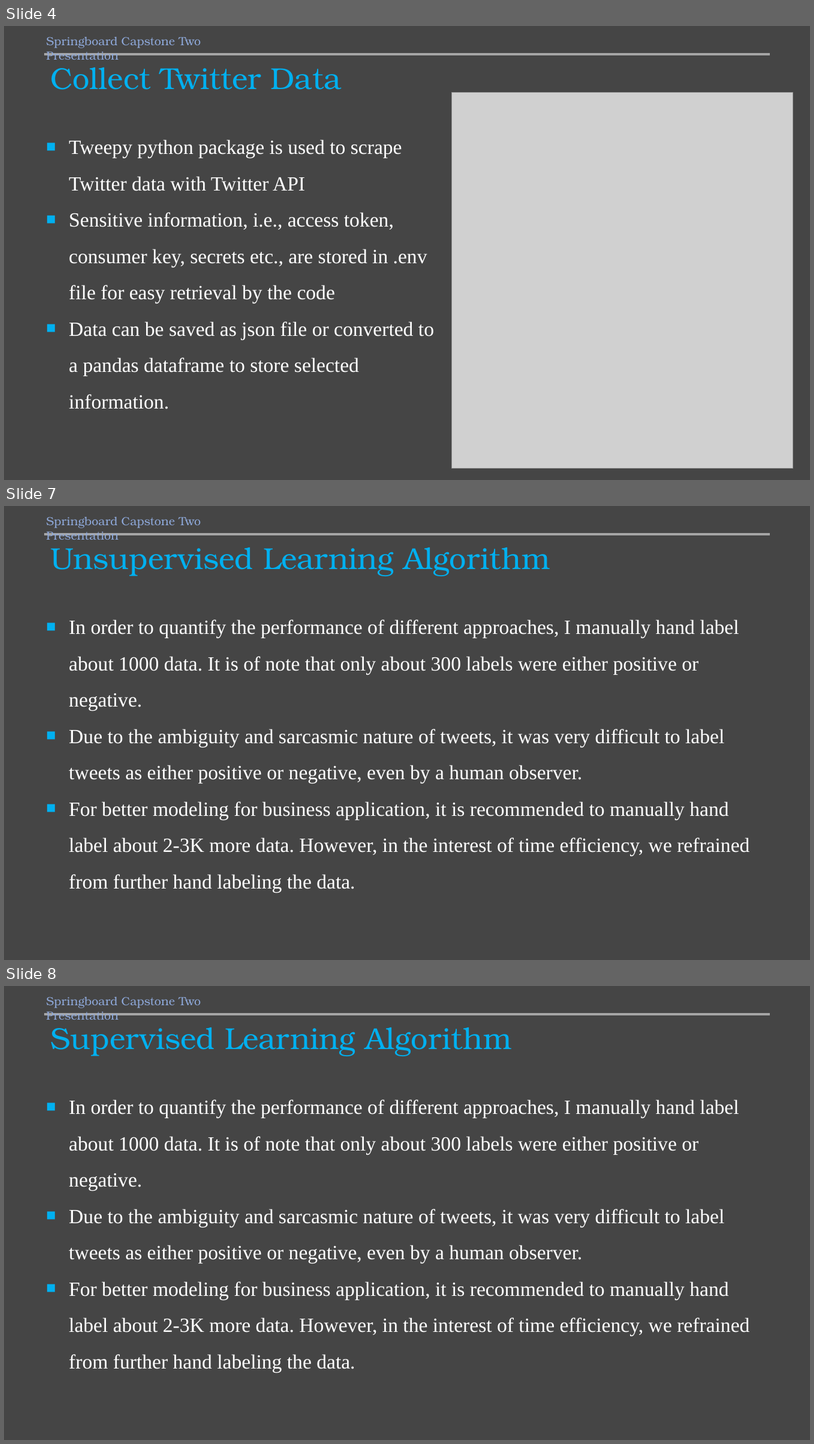
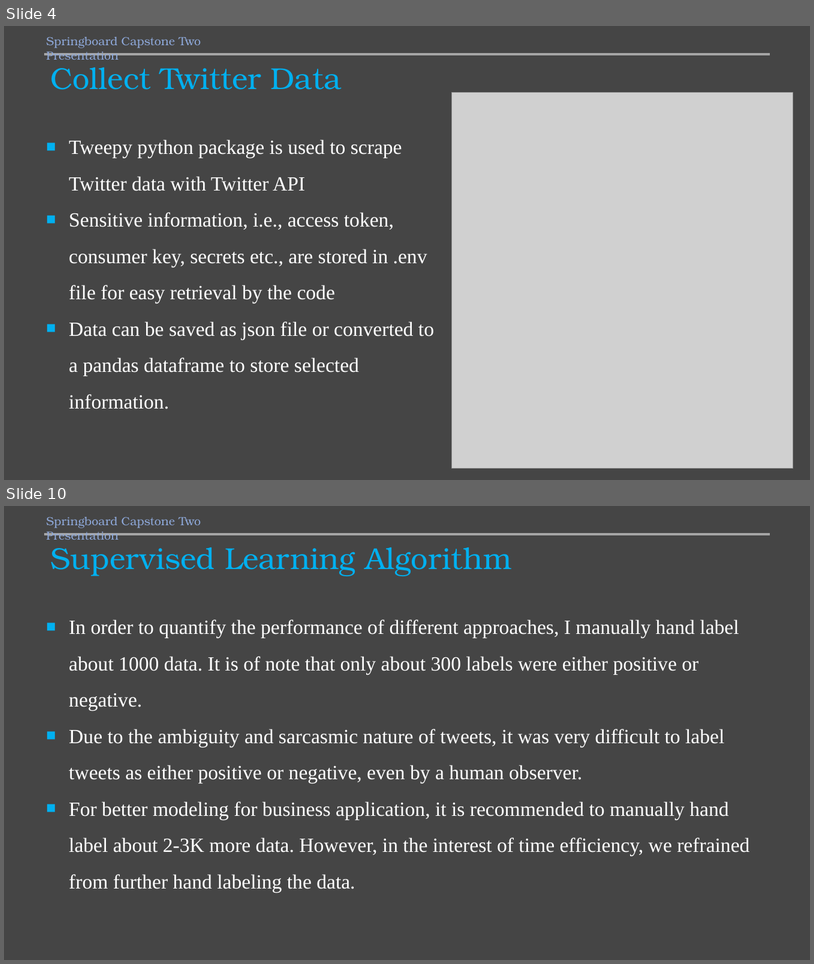
Before and after one commit to mamunm/sentiment_analysis, a slide deck: reports/sentiment_analysis.pptx. Shown one above the other, each under a label of ours: slides 4, 7 and 8 before the commit, slides 4 and 10 after it; the slides between them are not shown. The pictures are 814x1444 and 814x964 pixels, drawn with LibreOffice and Linux fonts; fonts in the diff are those of the drawing; grey boxes stand for pictures. Boxes give left, top, right and bottom in pixels: in the first picture for what was removed or moved away, otherwise in the second. Text is boxed around its words. In the diff, an @@ line names an element or a change of style, - is before the commit and + after.

```diff
--- a/reports/sentiment_analysis.pptx
+++ b/reports/sentiment_analysis.pptx
@@ slide 7 removed at (4, 506, 810, 960), background #454545 @@
@@ text removed at (46, 517, 201, 540) @@
-Springboard Capstone Two Presentation
@@ line removed from (45, 534) to (770, 534) @@
@@ title removed at (50, 547, 550, 576) @@
-Unsupervised Learning Algorithm
@@ text removed at (69, 619, 750, 892) @@
-■ In order to quantify the performance of different approaches, I manually hand label about 1000 data. It is of note that only about 300 labels were either positive or negative.
-■ Due to the ambiguity and sarcasmic nature of tweets, it was very difficult to label tweets as either positive or negative, even by a human observer.
-■ For better modeling for business application, it is recommended to manually hand label about 2-3K more data. However, in the interest of time efficiency, we refrained from further hand labeling the data.
@@ what was slide 8 is now slide 10 @@
```
Also in this commit, not shown: 2 slides changed, 4 slides added, 1 other slide removed, 12 other files.
